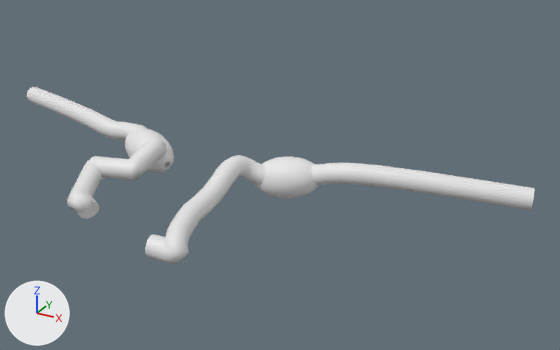
An edit to the glTF model public/assets/spine/sp_root_t11.glb, drawn before and after from the same camera.
The view is the same before and after, from a 50 mm camera at (53.1, -272.5, 5.3) aimed at (4.3, -183.8, -39.0). The axes (+X, +Y, +Z) are drawn at lower left. The lights are the same throughout. The picture after the commit comes second. Vertices at exactly the same position are counted once.

Names of what the first picture shows: 'L', 'R'.
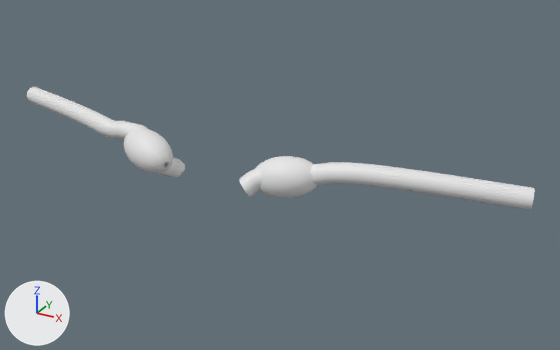
Pixel boxes (x1, y1, x2, y2) of what changed, in the pictures (560 x 350 px; the box of a moved part takes in the faces that stretch with it):
'R', reshaped, moved, rescaled (24% narrower, 50% shorter)
    before: (145, 155, 535, 264)
    after: (239, 156, 535, 210)
'L', reshaped, moved (7% wider, 31% shorter)
    before: (27, 87, 174, 219)
    after: (27, 87, 185, 178)
part 1 of me_l, added
    after: (27, 87, 185, 178)
part 2 of me_l, deleted
    before: (125, 128, 174, 173)
part 3 of me_l, moved or reshaped
    before: (67, 109, 166, 219)
    after: (124, 128, 173, 173)
part 4 of me_r, moved or reshaped
    before: (254, 157, 319, 199)
    after: (255, 156, 317, 198)
part 5 of me_r, rebuilt (24% narrower, 55% shorter)
    before: (145, 155, 535, 264)
    after: (239, 162, 535, 210)

Patch to the scene script:
```diff
--- a/public/assets/spine/sp_root_t11.glb.py
+++ b/public/assets/spine/sp_root_t11.glb.py
@@ me_l @@
 # used by ob_l; location = (-32.15, -188.65, -39.22); scale = (19.5, 19.5, 19.5)
-me_l.from_pydata(...)  # 750 vertices, 1492 faces; spans x -1.0..1.0, y -0.75..0.75, z -0.19..0.19
+me_l.from_pydata(...)  # 590 vertices, 1172 faces; spans x -1.0..1.0, y -0.39..0.39, z -0.19..0.19
+# me_l part 1: a new loose piece of 252 vertices spanning x -1.0..1.0, y -0.33..0.39, z -0.19..0.17
+# me_l part 2: the loose piece of 338 vertices spanning x 0.5..0.99, y 0.0..0.33, z -0.14..0.17 is deleted
+# me_l part 3: 411 vertices removed from x -1.0..1.0, y -0.75..0.75, z -0.19..0.19; 337 vertices added at x 0.51..1.0, y -0.39..-0.05, z -0.12..0.19
@@ me_r @@
 # used by ob_r; location = (17.69, -190.72, -39.62); scale = (20.5, 20.5, 20.5)
-me_r.from_pydata(...)  # 750 vertices, 1492 faces; spans x -1.0..1.0, y -0.76..0.76, z -0.2..0.2
+me_r.from_pydata(...)  # 590 vertices, 1172 faces; spans x -1.0..1.0, y -0.33..0.33, z -0.17..0.17
+# me_r part 4: the loose piece of 338 vertices spanning x -0.84..-0.36, y 0.19..0.5, z -0.13..0.16 is scaled about its middle by 1.05, then moved by (-0.09, -0.46, -0.03)
+# me_r part 5: the loose piece of 412 vertices spanning x -1.0..1.0, y -0.76..0.76, z -0.2..0.2 is rebuilt with 252 vertices and now spans x -1.0..1.0, y -0.33..0.33, z -0.15..0.17
@@ ob_l @@
 ob_l = bpy.data.objects.new('L', me_l)
-ob_l.location = (-32.15, -188.65, -39.22)
+ob_l.location = (-32.1, -181.66, -39.4)
 ob_l.scale = (19.5, 19.5, 19.5)
@@ ob_r @@
 ob_r = bpy.data.objects.new('R', me_r)
-ob_r.location = (17.69, -190.72, -39.62)
-ob_r.scale = (20.5, 20.5, 20.5)
+ob_r.location = (18.69, -181.56, -39.05)
+ob_r.scale = (19.5, 19.5, 19.5)
```
